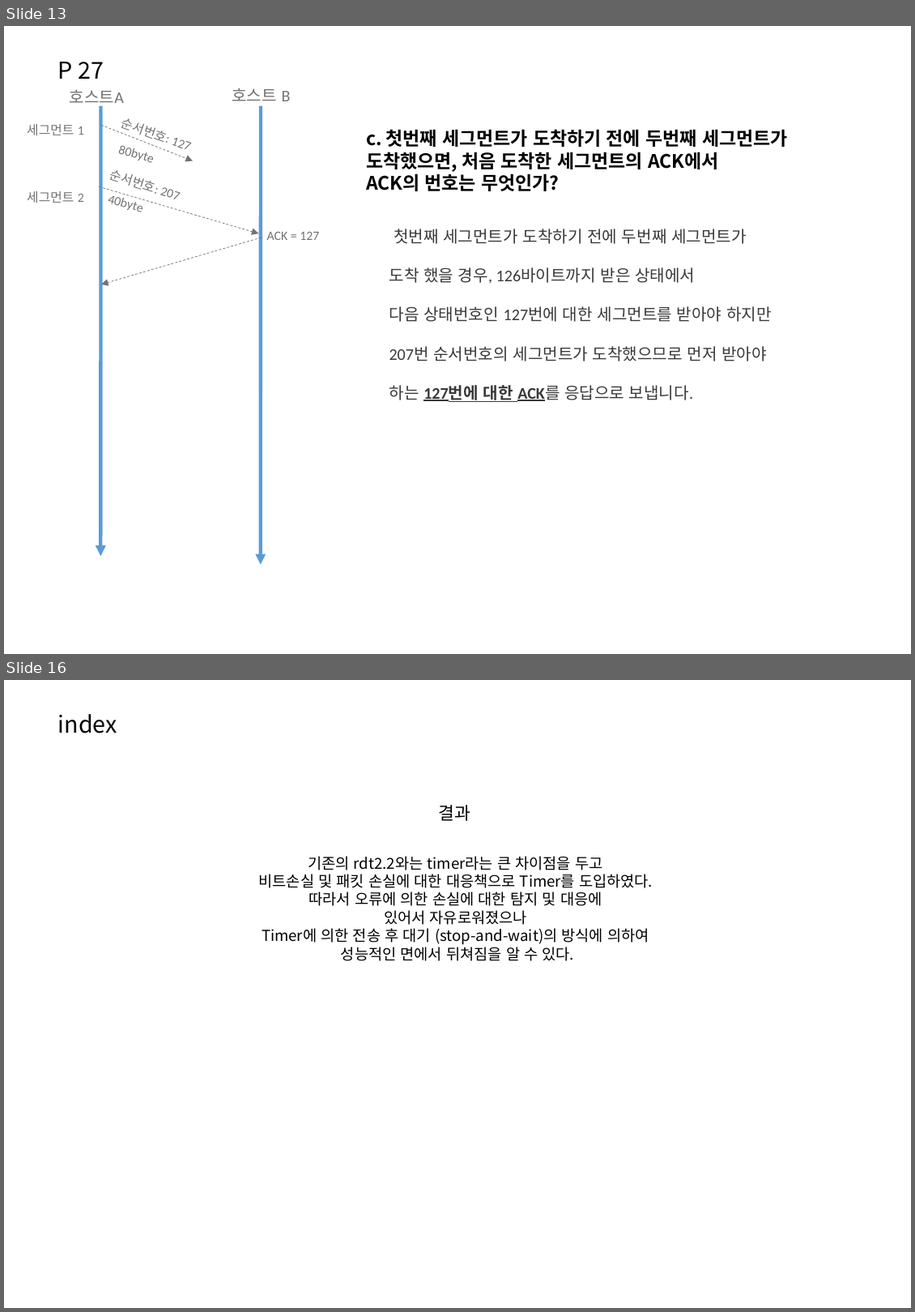
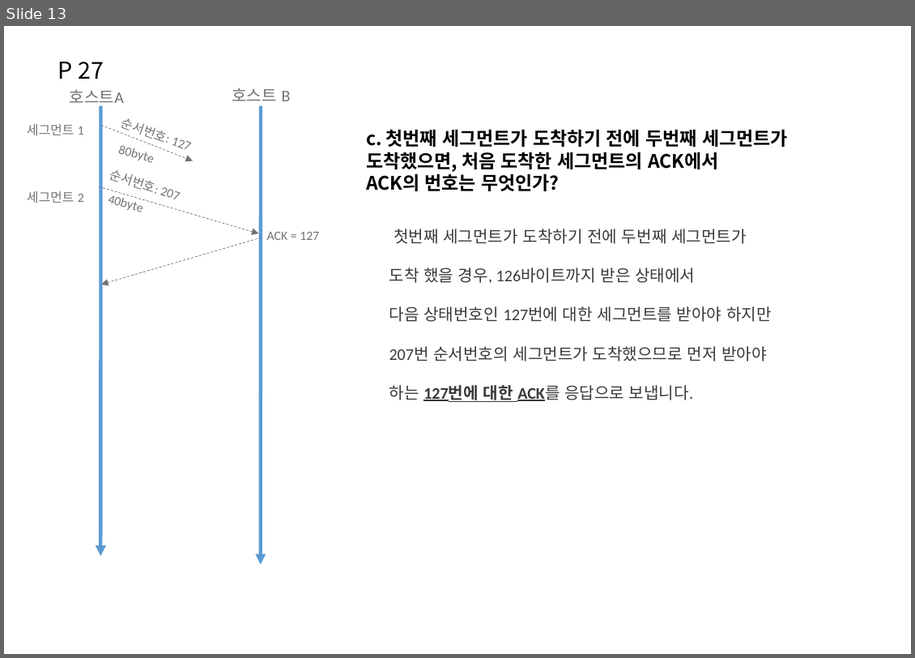
Before and after one commit to ingkoon/2020-s, a slide deck: ComputerNetwork/exc10/20151167 이인재 컴퓨터네트워크 연습문제(P 31, P 27).pptx. Shown one above the other, each under a label of ours: slides 13 and 16 before the commit, slide 13 after it; the slides between them are not shown. The pictures are 915x1312 and 915x658 pixels, drawn with LibreOffice and Linux fonts; fonts in the diff are those of the drawing; background and template pictures are left out. Boxes give left, top, right and bottom in pixels: in the first picture for what was removed or moved away, otherwise in the second. Text is boxed around its words. In the diff, an @@ line names an element or a change of style, - is before the commit and + after.

```diff
--- a/ComputerNetwork/exc10/20151167 이인재 컴퓨터네트워크 연습문제(P 31, P 27).pptx
+++ b/ComputerNetwork/exc10/20151167 이인재 컴퓨터네트워크 연습문제(P 31, P 27).pptx
@@ slide 16 removed at (4,680,911,1308), background picture (left out) @@
@@ text removed at (58,714,117,733) @@
-index
@@ text removed at (438,805,471,821) @@
-결과
@@ text removed at (259,856,653,961) @@
-기존의 rdt2.2와는 timer라는 큰 차이점을 두고
-비트손실 및 패킷 손실에 대한 대응책으로 Timer를 도입하였다.
-따라서 오류에 의한 손실에 대한 탐지 및 대응에
-있어서 자유로워졌으나
-Timer에 의한 전송 후 대기 (stop-and-wait)의 방식에 의하여
-성능적인 면에서 뒤쳐짐을 알 수 있다.
```
Also in this commit, not shown: 1 slide changed, 3 slides added, 1 other slide removed, 19 other files.
